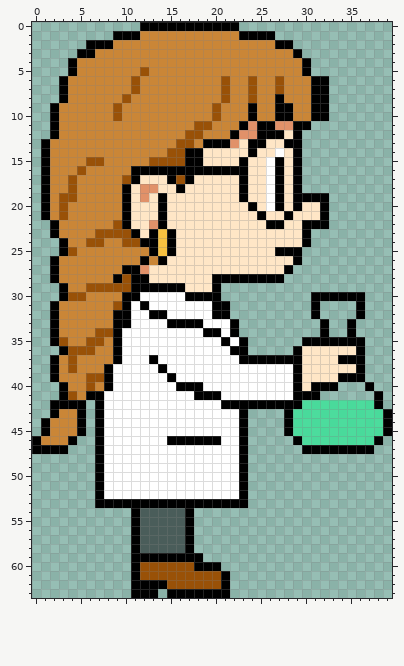
Pixel-art sprite -- Assets/sprites/Player/right.png. This is how it looked before the edit.
The file is 40x64 pixels. Colours within 5 levels of each other are drawn and written as one.
And afterwards:
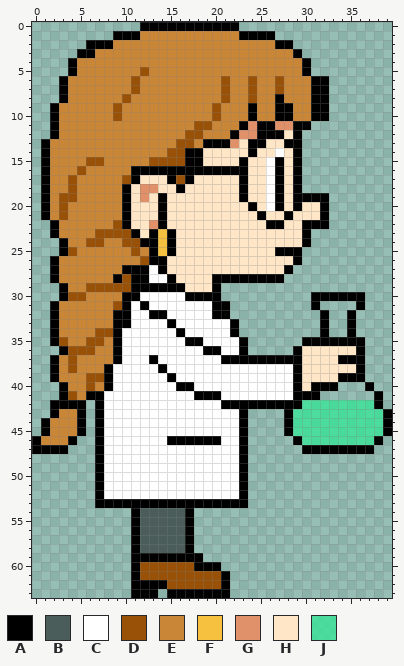
Palette (. is transparent): A #000000  B #4a5d5a  C #ffffff  D #995107  E #ca8637  F #f7c140  G #e19169  H #ffe6c6  J #37e597c7
Diff:
Changed rows in their new state; - is an unchanged pixel.
first column x 11:
25 D----
26 -DA--
27 -ACA-
28 --CCA
first column x 16:
32 ---------------.A--A.
33 CCC------------------
34 A--CC----------------
35 -AA--C---------------
36 ---AA-C--------------
37 -----AA--------------
40 --C------------------
